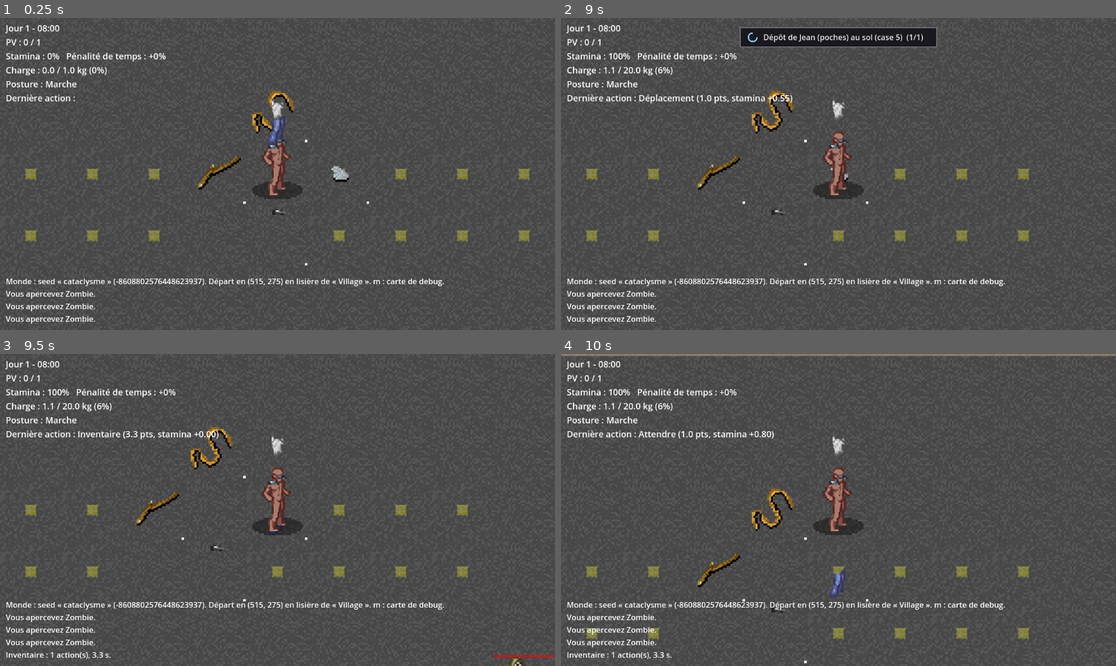
Above: before the commit, frames 1-4 (two rows, left to right).
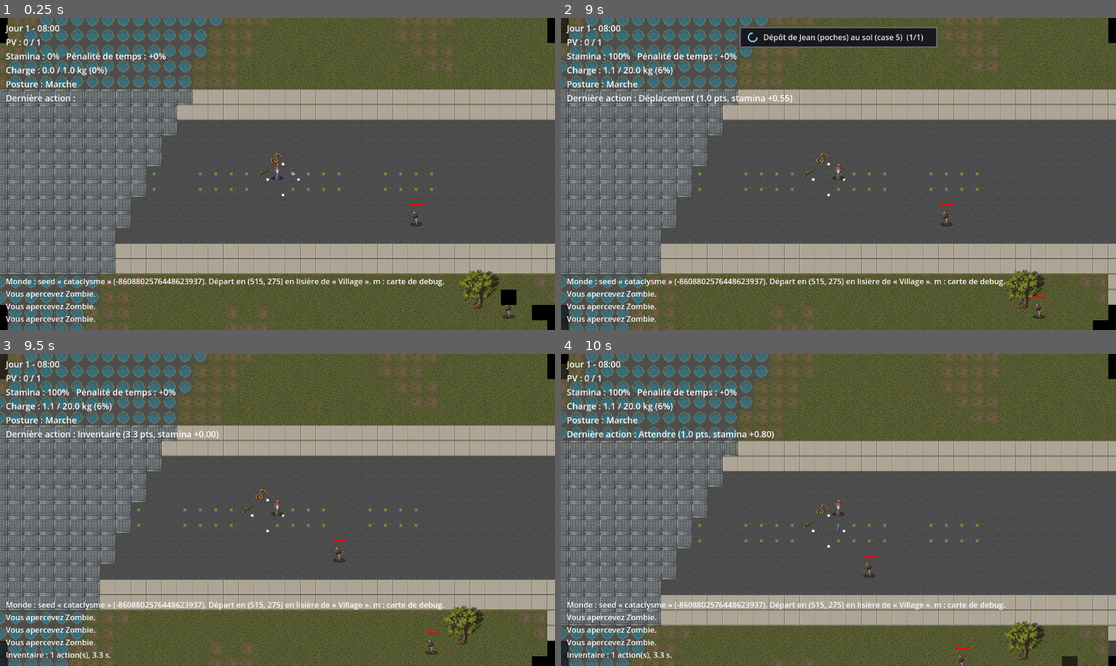
Above: after the commit, the same moments.

Repository: xjejevbx/anarchy
Game: Godot game, scene res://main.tscn
Same seed, same stepped clock (60 frames per second), same inputs: the game is played once before the commit and once after it.
Inputs (mouse positions are in pixels of both pictures, inside the frame that each line leads up to):
- Up to frame 1 (0.25 s): no input
- Up to frame 2 (9 s): tap Enter at 0.5, 2, 2.1, 3.5, 8.85 s; move the mouse to (960, 158) at 0.52 s; hold Right 0.53-1.28 s; tap I at 0.6, 7.35 s; click (960, 158) at 0.67 s; tap Space at 0.77, 1.25, 1.52, 2.75, 3.02, 3.77, 4.25, 4.52, 6.02, 6.77, 7.52 s; move the mouse to (727, 189) at 1.27 s; hold Down 1.28-2.03 s; tap G at 1.35, 8.1 s; move the mouse to (894, 105) at 2.02 s; hold Right 2.03-2.78 s; move the mouse to (810, 236) at 2.77 s; hold Up 2.78-3.53 s; tap Keypad Enter at 2.85 s; click (810, 236) at 2.92 s; move the mouse to (1005, 220) at 3.52 s; hold Left 3.53-5.03 s; tap U at 3.6 s; move the mouse to (672, 127) at 4.27 s; tap E at 4.35 s; move the mouse to (866, 174) at 5.02 s; hold Down 5.03-5.78 s; tap T at 5.1 s; click (866, 174) at 5.17 s; move the mouse to (755, 96) at 5.77 s; hold Right 5.78-6.53 s; tap R at 5.85 s; move the mouse to (960, 158) at 6.52 s; hold Up 6.53-7.28 s; tap Z at 6.6 s; move the mouse to (727, 189) at 7.27 s; hold Right 7.28-8.03 s; click (727, 189) at 7.42 s; move the mouse to (894, 105) at 8.02 s; hold Down 8.03-8.78 s; move the mouse to (810, 236) at 8.77 s; hold Left from 8.78 s (still down)
- Up to frame 3 (9.5 s): keep holding Left; tap Space at 9.02 s
- Up to frame 4 (10 s): move the mouse to (1005, 556) at 9.52 s; release Left at 9.53 s; hold Up from 9.53 s (still down); tap Keypad Enter at 9.6 s; click (1005, 556) at 9.67 s; tap Space at 9.77 s

The runs differ from the first frame. In frame 1, 57% of the frame differs, in the area x 0-100%, y 0-100%; in frame 2, 54%; in frame 3, 56%; in frame 4, 56%.

Commit message:
x4 working 99%

Diff:
--- a/scripts/entities/monster.gd
+++ b/scripts/entities/monster.gd
@@ -98,6 +98,6 @@
 func _draw() -> void:
 	UlticaTiles.draw_sprite(self, _bg_sprite, Vector2.ZERO)
 	UlticaTiles.draw_sprite(self, _fg_sprite, Vector2.ZERO)
-	# Barre de vie au-dessus de la tête (le sprite dépasse de 16 px au-dessus de la case).
+	# Barre de vie au-dessus de la tête (le sprite dépasse de 64 px au-dessus de la case).
 	var ratio: float = hp / data.max_hp
-	draw_rect(Rect2(2, -18, (World.TILE_SIZE - 4.0) * ratio, 3), Color.RED)
+	draw_rect(Rect2(8, -72, (World.TILE_SIZE - 16.0) * ratio, 12), Color.RED)
--- a/scripts/entities/player.gd
+++ b/scripts/entities/player.gd
@@ -31,7 +31,8 @@
 const POSTURE_DETECT_FACTOR: Array[float] = [1.0, 1.5, 0.5]   # multiplie la portée de détection des monstres
 
 # --- Zoom de la caméra (touches + et -) ---
-const ZOOM_LEVELS: Array[float] = [0.5, 1.0, 1.5, 2.0, 3.0]
+# 1 case = 128 px (sprites x4) : 0.25 = l'ancien zoom 1.0 (cases de 32 px).
+const ZOOM_LEVELS: Array[float] = [0.125, 0.25, 0.375, 0.5, 0.75]
 const ZOOM_START_INDEX: int = 1
 
 # --- Déplacements automatiques ---
@@ -600,4 +601,4 @@
 	for slot: String in ItemDB.WORN_DRAW_ORDER:  # vêtements portés, par-dessus le mannequin
 		var worn := inventory.equipment.get(slot) as Item
 		if worn != null:
-			UlticaTiles.draw_sprite(self, UlticaTiles.pick_sprite(worn.worn_tile(), "fg", 0), Vector2.ZERO, tint)
+			UlticaTiles.draw_sprite_anchored(self, UlticaTiles.pick_sprite(worn.worn_tile(), "fg", 0), Vector2.ZERO, World.TILE_SIZE, tint)
--- a/scripts/render/ultica_tiles.gd
+++ b/scripts/render/ultica_tiles.gd
@@ -80,6 +80,18 @@
 	canvas.draw_texture(tex, cell_origin + get_offset(sprite_name), tint)
 
 
+## Dessine un calque de personnage (vêtement) calé sur le BAS et le CENTRE de la case, quelle que soit la taille réelle de
+## l'image (indépendant de l'offset de tiles.json). `cell_size` = taille d'une case en pixels.
+static func draw_sprite_anchored(canvas: CanvasItem, sprite_name: String, cell_origin: Vector2, cell_size: float, tint: Color = Color.WHITE) -> void:
+	if sprite_name.is_empty():
+		return
+	var tex: Texture2D = get_texture(sprite_name)
+	if tex == null:
+		return
+	var size: Vector2 = tex.get_size()
+	canvas.draw_texture(tex, cell_origin + Vector2((cell_size - size.x) / 2.0, cell_size - size.y), tint)
+
+
 ## Dessine un sprite dans `box` (icônes d'interface) : sans décalage, centré, réduit si trop grand,
 ## jamais agrandi. Renvoie false si le sprite est introuvable (l'appelant dessine un repli).
 static func draw_icon(canvas: CanvasItem, sprite_name: String, box: Rect2, tint: Color = Color.WHITE) -> bool:
--- a/scripts/ui/inventory_ui.gd
+++ b/scripts/ui/inventory_ui.gd
@@ -84,7 +84,7 @@
 	_view = Control.new()
 	_view.set_anchors_preset(Control.PRESET_FULL_RECT)
 	_view.mouse_filter = Control.MOUSE_FILTER_IGNORE
-	_view.texture_filter = CanvasItem.TEXTURE_FILTER_NEAREST
+	_view.texture_filter = CanvasItem.TEXTURE_FILTER_LINEAR
 	_view.visible = false
 	_view.draw.connect(_draw_view)
 	add_child(_view)
--- a/scripts/world/world.gd
+++ b/scripts/world/world.gd
@@ -35,7 +35,7 @@
 
 
 func _ready() -> void:
-	texture_filter = CanvasItem.TEXTURE_FILTER_NEAREST  # pixel art net, hérité par les enfants
+	texture_filter = CanvasItem.TEXTURE_FILTER_LINEAR_WITH_MIPMAPS  # sprites x4 réduits : lissage (NEAREST scintille)
 	_terrain_layer = Node2D.new()
 	add_child(_terrain_layer)
 	_items_layer = Node2D.new()
@@ -74,9 +74,9 @@
 	for pos: Vector2i in pick_labels:
 		var cell := Rect2(Vector2(pos * TILE_SIZE), Vector2(TILE_SIZE, TILE_SIZE))
 		_pick_overlay.draw_rect(cell, Color(0.3, 0.6, 1.0, 0.35))
-		_pick_overlay.draw_rect(cell, Color(0.55, 0.8, 1.0, 0.95), false, 2.0)
-		_pick_overlay.draw_string(font, cell.position + Vector2(0, 23), String(pick_labels[pos]),
-			HORIZONTAL_ALIGNMENT_CENTER, TILE_SIZE, 20, Color.WHITE)
+		_pick_overlay.draw_rect(cell, Color(0.55, 0.8, 1.0, 0.95), false, 8.0)
+		_pick_overlay.draw_string(font, cell.position + Vector2(0, 92), String(pick_labels[pos]),
+			HORIZONTAL_ALIGNMENT_CENTER, TILE_SIZE, 80, Color.WHITE)
 
 
 func get_ground_items(pos: Vector2i) -> Array:
@@ -268,6 +268,6 @@
 		var sprite: String = UlticaTiles.pick_sprite(top.tile_id(), "fg", 0)
 		var box := Rect2(origin, Vector2(TILE_SIZE, TILE_SIZE))
 		if not UlticaTiles.draw_icon(_items_layer, sprite, box):
-			_items_layer.draw_rect(Rect2(origin + Vector2(10, 10), Vector2(12, 12)), Color(0.85, 0.7, 0.3))  # repli
+			_items_layer.draw_rect(Rect2(origin + Vector2(40, 40), Vector2(48, 48)), Color(0.85, 0.7, 0.3))  # repli
 		if list.size() > 1:
-			_items_layer.draw_rect(Rect2(origin + Vector2(TILE_SIZE - 7, TILE_SIZE - 7), Vector2(5, 5)), Color.WHITE)
+			_items_layer.draw_rect(Rect2(origin + Vector2(TILE_SIZE - 28, TILE_SIZE - 28), Vector2(20, 20)), Color.WHITE)
--- a/scripts/worldgen/chunk.gd
+++ b/scripts/worldgen/chunk.gd
@@ -91,4 +91,4 @@
 			var furniture_sprite: String = UlticaTiles.pick_sprite(furniture_tile, "fg", cell_seed(cell))
 			UlticaTiles.draw_sprite(self, furniture_sprite, local)
 			if furniture_sprite == "" or UlticaTiles.get_texture(furniture_sprite) == null:  # repli : petit carré coloré
-				draw_rect(Rect2(local + Vector2(6, 6), Vector2(20, 20)), FurnitureDB.color_of(furniture[i]))
+				draw_rect(Rect2(local + Vector2(24, 24), Vector2(80, 80)), FurnitureDB.color_of(furniture[i]))
Not shown, changed: assets/sprites/4x/2x4.png.import
Not shown, changed: assets/sprites/4x/arbre.png.import
Not shown, changed: assets/sprites/4x/backpack.png.import
Not shown, changed: assets/sprites/4x/backpack_m.png.import
Not shown, changed: assets/sprites/4x/backpack_tactical_large_m.png.import
Not shown, changed: assets/sprites/4x/bag_plastic.png.import
Not shown, changed: assets/sprites/4x/beans_cooked.png.import
Not shown, changed: assets/sprites/4x/bonnet.png.import
Not shown, changed: assets/sprites/4x/bottes.png.import
Not shown, changed: assets/sprites/4x/bottle_plastic.png.import
Not shown, changed: assets/sprites/4x/echarpe.png.import
Not shown, changed: assets/sprites/4x/f_bathtub_unconnected.png.import
(and 101 more such lines)
